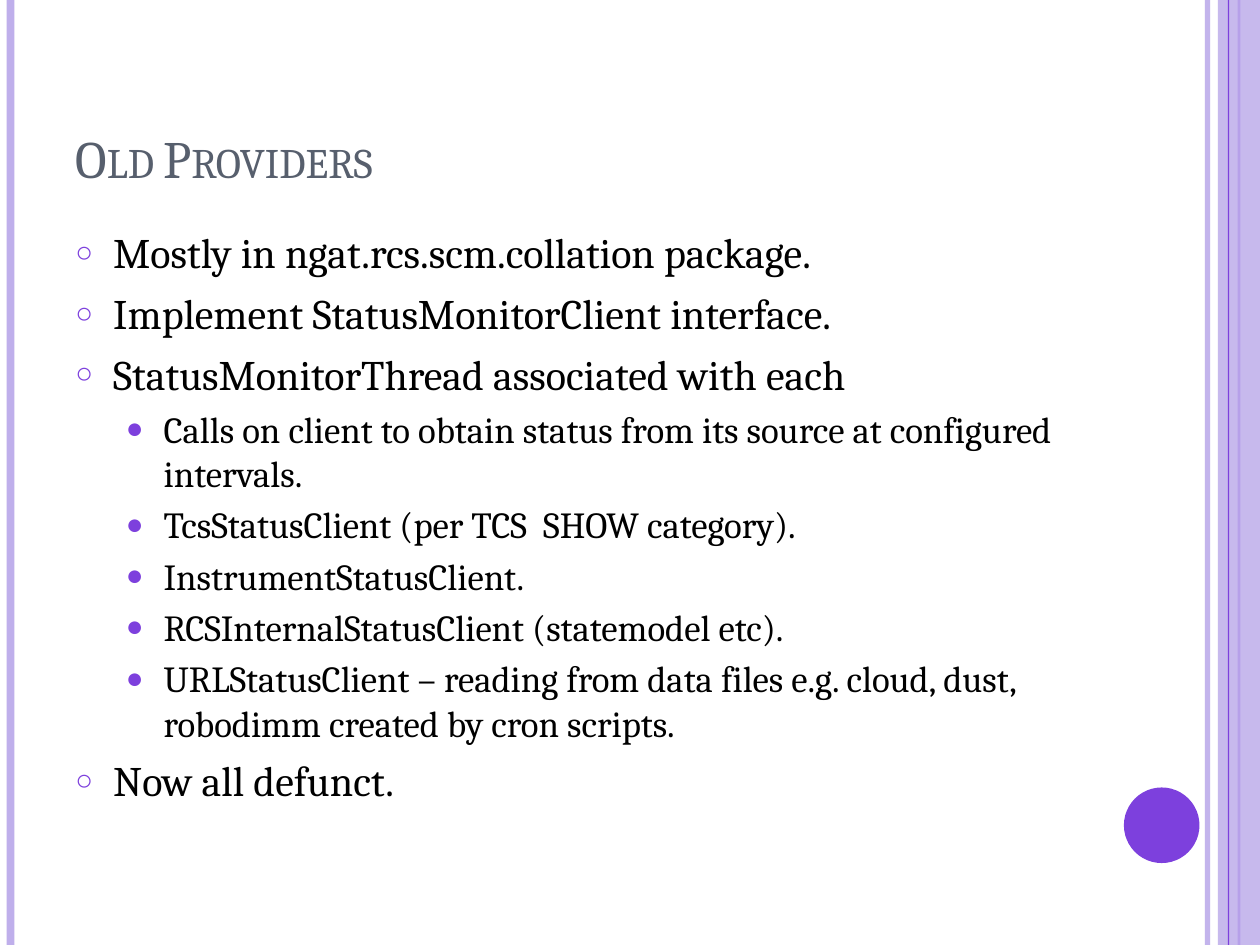
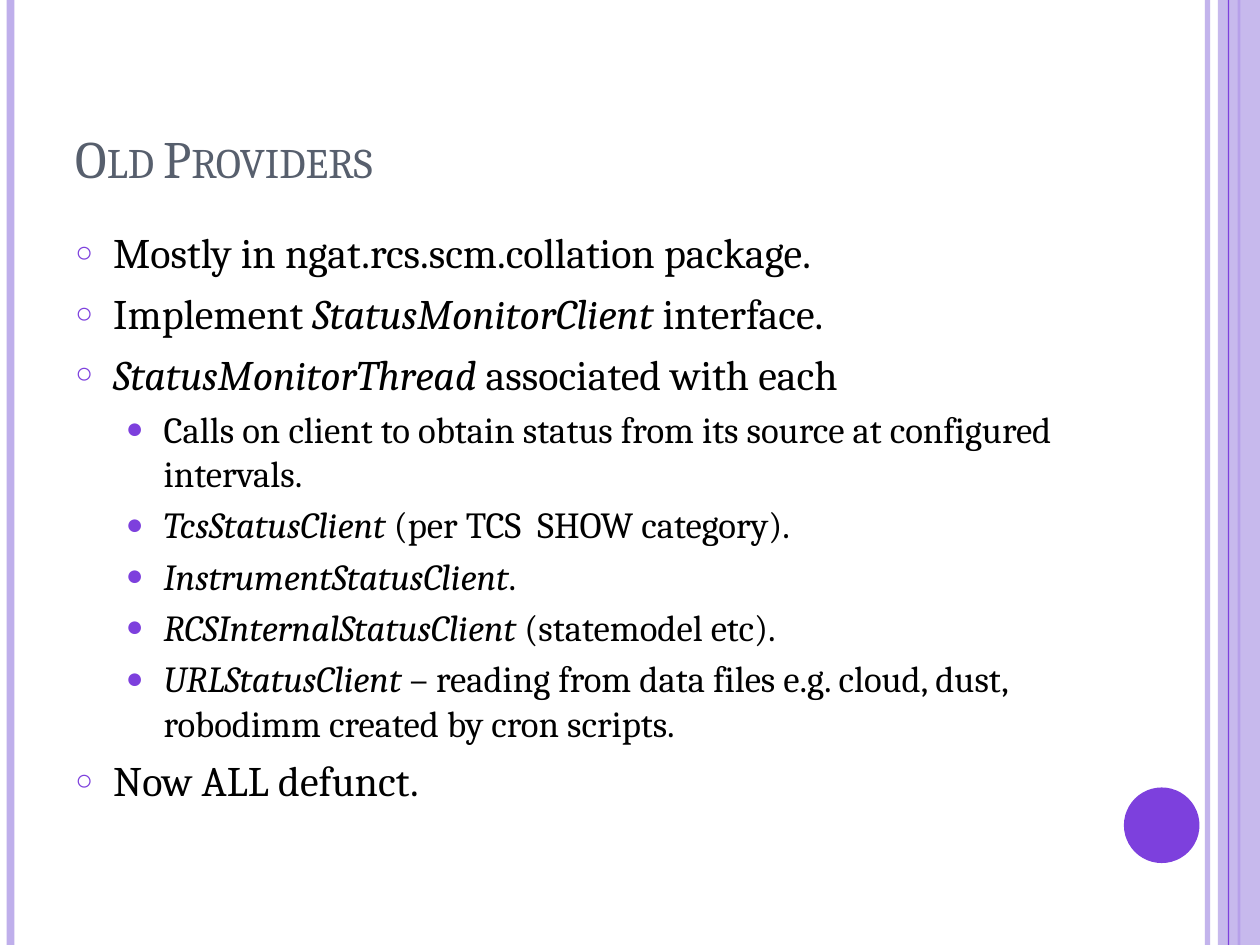
Before and after one commit to LivTel/rcs-handover, a slide deck: slide 8 of ppt/telemetry.pptx. Drawn at 1260x945 pixels with LibreOffice and Linux fonts; fonts in the diff are those of the drawing. Boxes give left, top, right and bottom in pixels: in the first picture for what was removed or moved away, otherwise in the second. Text is boxed around its words. In the diff, an @@ line names an element or a change of style, - is before the commit and + after.

Commit message:
Added live status info to telemetry

```diff
--- a/ppt/telemetry.pptx
+++ b/ppt/telemetry.pptx
@@ text at (113,299,1009,745): italic on in "StatusMonitorClient", "StatusMonitorThread", "TcsStatusClient", "InstrumentStatusClient." and 2 more places @@
@@ text at (113,766,418,797): text changed @@
-○ Now all defunct.
+○ Now ALL defunct.
```
Also in this commit, not shown: 3 other slides changed, 5 slides added, 1 other file.
